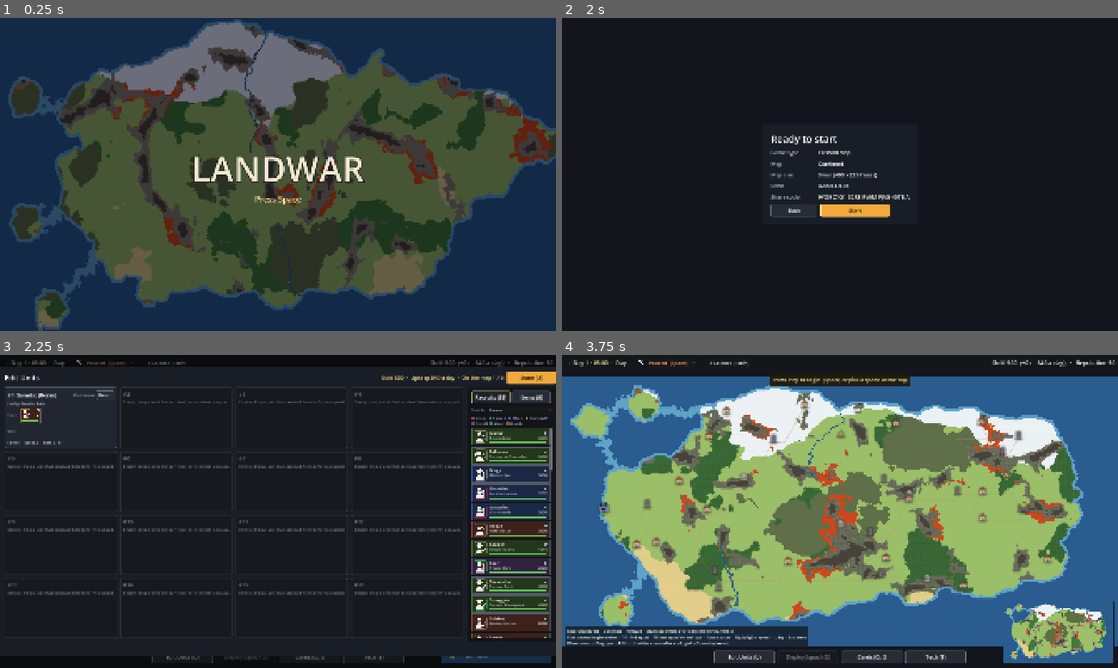
Above: before the commit, frames 1-4 (two rows, left to right).
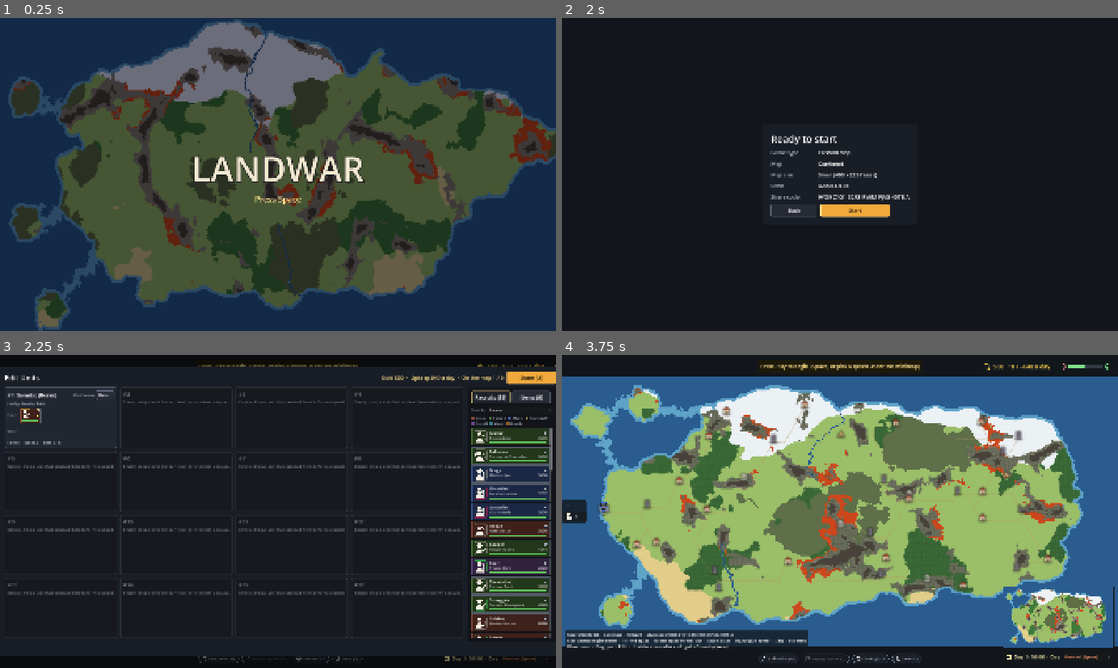
Above: after the commit, the same moments.

Repository: abeuscher/roguebattle
Game: Godot game, scene res://scenes/main.tscn
Two runs of this game, one before a commit and one after it. Both use one fixed random seed, a clock stepped at 60 frames per second and the inputs below.
Inputs (mouse positions are in pixels of both pictures, inside the frame that each line leads up to):
- Up to frame 1 (0.25 s): no input
- Up to frame 2 (2 s): tap Space at 0.5, 0.77 s; move the mouse to (962, 158) at 0.52 s; hold D 0.53-1.25 s; tap F at 0.6 s; click (962, 158) at 0.67 s; click "Next" at 1.25 s
- Up to frame 3 (2.25 s): click "Start" at 2 s
- Up to frame 4 (3.75 s): click (573, 505) at 2.77 s; click "Done (U)" at 3.5 s

Frames 1-2 are identical in both runs. In frame 3, 1.1% of the frame differs, in the area x 2-100%, y 1-99%; in frame 4, 8.7%, in the area x 0-100%, y 1-99%.

Commit message:
Session 052: HUD layout: gold and reputation meter, squad drawer, clock under the minimap, smaller toolbar with Lucide icons (M4 session 24)
Co-Authored-By: Claude Opus 5.5 <noreply@anthropic.com>

Diff:
--- a/scenes/battlemap.gd
+++ b/scenes/battlemap.gd
@@ -14,7 +14,7 @@
 const ENEMY := Color("#c8402f")
 const CLICK_SLOP := 6.0  # a press and release closer than this is a click, not a drag
 const STACK_SPREAD := 16.0  # world units between flags of squads standing on the same hex
-const START_PROMPT := "Press Play to begin  (Space, or pick a speed at the top)"
+const START_PROMPT := "Press Play to begin  (Space, or pick a speed under the minimap)"
 const TEST_TRAVEL := ["plains", "forest", "mountain", "swamp", "snow", "desert", "shallow", "deep", "sky", ""]
 
 var data: GameData
--- a/ui/hud.gd
+++ b/ui/hud.gd
@@ -1,8 +1,9 @@
 class_name Hud
 extends Control
-## The battlemap HUD (SPEC §5.2): clock with day and night, game speed, pause
-## state, gold, reputation, the squad number list, the minimap, and a toolbar at the
-## bottom with Edit Units and Deploy Squad.
+## The battlemap HUD (SPEC §5.2; layout from playtest round 7, ROADMAP M4 session 24):
+## gold and the reputation meter at the top right; the squad drawer at the middle left;
+## the minimap at the bottom right with the clock and game speed under it; the toolbar
+## (Edit Units, Deploy Squad, Cards, Tech) at the bottom centre; key help at the bottom left.
 
 signal squad_pressed(id: int)
 signal edit_pressed
@@ -11,13 +12,29 @@
 signal tech_pressed
 signal speed_chosen(index: int)  # -1 to pause
 
+const GOLD := Color("#f2c94c")
+const DAY := Color("#f6e7a8")
+const NIGHT := Color("#a9b8e8")
+const GLASS := Color(0.07, 0.09, 0.11, 0.8)  # the panels' see-through dark
+const DRAWER_SHUT := 84.0  # the drawer's width, collapsed: number and leader icon
+const DRAWER_OPEN := 280.0  # expanded: the squad's name too
+const DRAWER_TIME := 0.2  # seconds to slide
+const TOOL_HEIGHT := 32.0  # toolbar buttons, about half the old size
+
 var minimap := Minimap.new()
 var _clock := Label.new()
 var _calendar := TextureRect.new()  # tinted like the clock text (day or night)
+var _clock_panel := PanelContainer.new()  # under the minimap, at its width
 var _speed := Label.new()  # shown only while a menu holds the game
 var _speed_pick := OptionButton.new()  # Paused, then the game speeds; Space, PgUp and PgDn change it too
-var _money := Label.new()
-var _squads := HBoxContainer.new()
+var _money_panel := PanelContainer.new()
+var _gold := Label.new()
+var _reputation := ProgressBar.new()
+var _drawer := Panel.new()  # not a container, so the rows (full width) never widen it: its width is the slide
+var _drawer_col := VBoxContainer.new()  # the toggle and the rows, always at the open width
+var _drawer_rows := VBoxContainer.new()
+var _drawer_toggle := Button.new()
+var _drawer_open := false
 var _help := Label.new()
 var _banner := Label.new()
 var _flash_until := 0
@@ -29,36 +46,10 @@
 func _ready() -> void:
 	set_anchors_and_offsets_preset(PRESET_FULL_RECT)
 	mouse_filter = MOUSE_FILTER_IGNORE
-	var bar := PanelContainer.new()
-	bar.add_theme_stylebox_override("panel", UiStyle.box(Color(0.07, 0.09, 0.11, 0.85), 10))
-	bar.set_anchors_and_offsets_preset(PRESET_TOP_WIDE)
-	bar.mouse_filter = MOUSE_FILTER_IGNORE
-	add_child(bar)
-	var row := HBoxContainer.new()
-	row.add_theme_constant_override("separation", 40)
-	bar.add_child(row)
-	_clock.add_theme_font_size_override("font_size", 20)
-	_calendar.texture = UiStyle.icon("calendar")
-	_calendar.stretch_mode = TextureRect.STRETCH_KEEP_CENTERED
-	row.add_child(_with_icon(_calendar, _clock))
-	var clock_icon := TextureRect.new()
-	clock_icon.texture = UiStyle.icon("clock")
-	clock_icon.stretch_mode = TextureRect.STRETCH_KEEP_CENTERED
-	_speed_pick.add_theme_font_size_override("font_size", 18)
-	_speed_pick.focus_mode = FOCUS_NONE  # Space and the arrow keys stay with the map
-	_speed_pick.tooltip_text = "Pause (Space) or game speed (PgUp / PgDn)"
-	_speed_pick.item_selected.connect(func(i: int): speed_chosen.emit(i - 1))
-	row.add_child(_with_icon(clock_icon, _speed_pick))
-	_speed.add_theme_font_size_override("font_size", 20)
-	row.add_child(_speed)
-	_squads.add_theme_constant_override("separation", 6)
-	row.add_child(_squads)
-	var spacer := Control.new()
-	spacer.size_flags_horizontal = SIZE_EXPAND_FILL
-	row.add_child(spacer)
-	_money.add_theme_font_size_override("font_size", 20)
-	row.add_child(_money)
+	_build_money()
+	_build_drawer()
 	add_child(minimap)
+	_build_clock()
 	_help.add_theme_stylebox_override("normal", UiStyle.box(Color(0.07, 0.09, 0.11, 0.75), 6))
 	_help.add_theme_font_size_override("font_size", 13)
 	add_child(_help)
@@ -67,48 +58,192 @@
 	_banner.add_theme_color_override("font_color", Color("#ffe08a"))
 	_banner.visible = false
 	add_child(_banner)
-	_toolbar.add_theme_constant_override("separation", 10)
+	_build_toolbar()
+	resized.connect(place)
+
+
+## Top right: a coin and the gold, then the reputation meter between a sad and a happy face.
+func _build_money() -> void:
+	_money_panel.add_theme_stylebox_override("panel", _glass(10))
+	add_child(_money_panel)
+	var row := HBoxContainer.new()
+	row.add_theme_constant_override("separation", 10)
+	_money_panel.add_child(row)
+	row.add_child(_icon_rect(UiStyle.svg("coins", 22, GOLD)))
+	_gold.add_theme_font_size_override("font_size", 20)
+	_gold.add_theme_color_override("font_color", GOLD)
+	row.add_child(_gold)
+	var gap := Control.new()
+	gap.custom_minimum_size.x = 18
+	row.add_child(gap)
+	var meter := HBoxContainer.new()
+	meter.add_theme_constant_override("separation", 6)
+	meter.mouse_filter = MOUSE_FILTER_PASS
+	row.add_child(meter)
+	meter.add_child(_icon_rect(UiStyle.svg("frown", 20, Color("#ff9b8a"))))
+	_reputation.min_value = 0
+	_reputation.max_value = 100
+	_reputation.show_percentage = false
+	_reputation.custom_minimum_size = Vector2(120, 12)
+	_reputation.size_flags_vertical = SIZE_SHRINK_CENTER
+	var back := UiStyle.box(Color(0.2, 0.22, 0.26), 0)
+	back.set_corner_radius_all(6)
+	var fill := UiStyle.box(Color("#7ee08a"), 0)
+	fill.set_corner_radius_all(6)
+	_reputation.add_theme_stylebox_override("background", back)
+	_reputation.add_theme_stylebox_override("fill", fill)
+	meter.add_child(_reputation)
+	meter.add_child(_icon_rect(UiStyle.svg("smile", 20, Color("#7ee08a"))))
+
+
+## Middle left: one row per squad on the map. Shut, its number and leader icon; open,
+## its name too. The chevron slides it open and shut; a row finds its squad either way.
+func _build_drawer() -> void:
+	_drawer.add_theme_stylebox_override("panel", _glass(0))
+	_drawer.clip_contents = true
+	_drawer.size.x = DRAWER_SHUT
+	add_child(_drawer)
+	_drawer_col.position = Vector2(6, 6)
+	_drawer_col.add_theme_constant_override("separation", 4)
+	_drawer.add_child(_drawer_col)
+	_drawer_toggle.flat = true
+	_drawer_toggle.focus_mode = FOCUS_NONE
+	_drawer_toggle.tooltip_text = "Show or hide squad names"
+	_drawer_toggle.icon = UiStyle.svg("chevron-right", 20)
+	_drawer_toggle.custom_minimum_size = Vector2(DRAWER_SHUT - 12, 28)
+	_drawer_toggle.size_flags_horizontal = SIZE_SHRINK_BEGIN
+	_drawer_toggle.pressed.connect(_toggle_drawer)
+	_drawer_col.add_child(_drawer_toggle)
+	_drawer_col.add_child(_drawer_rows)
+	_drawer_rows.add_theme_constant_override("separation", 4)
+
+
+func _toggle_drawer() -> void:
+	_drawer_open = not _drawer_open
+	_drawer_toggle.icon = UiStyle.svg("chevron-left" if _drawer_open else "chevron-right", 20)
+	var to := DRAWER_OPEN if _drawer_open else DRAWER_SHUT
+	if _drawer_open:
+		_name_rows()
+	var slide := create_tween()
+	slide.tween_property(_drawer, "size:x", to, DRAWER_TIME).set_trans(Tween.TRANS_CUBIC)
+	if not _drawer_open:
+		slide.finished.connect(_name_rows)
+
+
+## Shut, a row says only its number; open, its name too.
+func _name_rows() -> void:
+	for b in _drawer_rows.get_children():
+		b.text = b.get_meta("names")[int(_drawer_open)]
+
+
+## Bottom right, under the minimap and as wide: date, time and time of day, then the speed.
+func _build_clock() -> void:
+	_clock_panel.add_theme_stylebox_override("panel", _glass(8))
+	add_child(_clock_panel)
+	var row := HBoxContainer.new()
+	row.add_theme_constant_override("separation", 10)
+	_clock_panel.add_child(row)
+	_calendar.texture = UiStyle.icon("calendar")
+	_calendar.stretch_mode = TextureRect.STRETCH_KEEP_CENTERED
+	_calendar.size_flags_vertical = SIZE_SHRINK_CENTER
+	row.add_child(_calendar)
+	_clock.add_theme_font_size_override("font_size", 17)
+	_clock.size_flags_horizontal = SIZE_EXPAND_FILL
+	row.add_child(_clock)
+	_speed.add_theme_font_size_override("font_size", 16)
+	row.add_child(_speed)
+	_speed_pick.add_theme_font_size_override("font_size", 15)
+	_speed_pick.focus_mode = FOCUS_NONE  # Space and the arrow keys stay with the map
+	_speed_pick.tooltip_text = "Pause (Space) or game speed (PgUp / PgDn)"
+	_speed_pick.item_selected.connect(func(i: int): speed_chosen.emit(i - 1))
+	row.add_child(_speed_pick)
+
+
+## Bottom centre: small rounded, see-through buttons, an icon left of each label.
+func _build_toolbar() -> void:
+	_toolbar.add_theme_constant_override("separation", 8)
 	add_child(_toolbar)
-	for entry in [["Edit Units (U)", edit_pressed], ["Deploy Squad (D)", deploy_pressed], ["Cards (C)", cards_pressed], ["Tech (T)", tech_pressed]]:
-		var b := UiStyle.button(entry[0], 210)
-		b.focus_mode = FOCUS_NONE
-		b.pressed.connect(entry[1].emit)
+	for entry in [["Edit Units (U)", "users", edit_pressed], ["Deploy Squad (D)", "flag", deploy_pressed],
+			["Cards (C)", "layers", cards_pressed], ["Tech (T)", "flask-conical", tech_pressed]]:
+		var b := _tool_button(entry[0], entry[1])
+		b.pressed.connect(entry[2].emit)
 		_toolbar.add_child(b)
 		if entry[0].begins_with("Cards"):
 			_cards_button = b
 		elif entry[0].begins_with("Deploy"):
 			_deploy_button = b
-	resized.connect(place)
-
-
-## An icon just left of a control, both vertically centred.
-func _with_icon(icon: TextureRect, control: Control) -> HBoxContainer:
-	var pair := HBoxContainer.new()
-	pair.add_theme_constant_override("separation", 8)
-	icon.size_flags_vertical = SIZE_SHRINK_CENTER
-	pair.add_child(icon)
-	pair.add_child(control)
-	return pair
-
-
-## One button per squad, labelled with its number (click centers the map on it).
+
+
+func _tool_button(text: String, icon_name: String) -> Button:
+	var b := Button.new()
+	b.text = text
+	b.icon = UiStyle.svg(icon_name, 16)
+	b.focus_mode = FOCUS_NONE
+	b.custom_minimum_size = Vector2(0, TOOL_HEIGHT)
+	b.add_theme_font_size_override("font_size", 14)
+	b.add_theme_constant_override("h_separation", 6)
+	for st in ["normal", "hover", "pressed", "disabled", "focus"]:
+		var fill: Color = {"normal": Color(0.12, 0.14, 0.18, 0.7), "hover": Color(0.2, 0.23, 0.28, 0.8), "pressed": Color(0.08, 0.1, 0.12, 0.85),
+				"disabled": Color(0.1, 0.11, 0.13, 0.5), "focus": Color(0, 0, 0, 0)}[st]
+		var box := StyleBoxFlat.new()
+		box.bg_color = fill
+		box.set_corner_radius_all(25)
+		box.set_border_width_all(1)
+		box.border_color = UiStyle.ACCENT if st in ["hover", "pressed"] else Color(UiStyle.OUTLINE, 0.6)
+		box.content_margin_left = 14
+		box.content_margin_right = 16
+		box.content_margin_top = 4
+		box.content_margin_bottom = 4
+		b.add_theme_stylebox_override(st, box)
+	b.add_theme_color_override("font_disabled_color", Color(1, 1, 1, 0.35))
+	b.add_theme_color_override("icon_disabled_color", Color(1, 1, 1, 0.35))
+	return b
+
+
+func _glass(margin: int) -> StyleBoxFlat:
+	var b := UiStyle.box(GLASS, margin)
+	b.set_corner_radius_all(8)
+	return b
+
+
+func _icon_rect(tex: Texture2D) -> TextureRect:
+	var r := TextureRect.new()
+	r.texture = tex
+	r.stretch_mode = TextureRect.STRETCH_KEEP_CENTERED
+	r.size_flags_vertical = SIZE_SHRINK_CENTER
+	r.mouse_filter = MOUSE_FILTER_IGNORE
+	return r
+
+
+## One drawer row per squad: its number and leader icon, and its name (seen when open).
+## A click centers the map on it.
 func set_squads(squads: Array[Squad]) -> void:
-	for child in _squads.get_children():
+	for child in _drawer_rows.get_children():
+		_drawer_rows.remove_child(child)
 		child.queue_free()
 	for s in squads:
 		var b := Button.new()
-		b.text = "%d %s" % [s.id, s.name]
+		b.set_meta("names", ["%d" % s.id, "%d   %s" % [s.id, s.name]])  # shut, open
+		b.text = b.get_meta("names")[int(_drawer_open)]
+		b.alignment = HORIZONTAL_ALIGNMENT_LEFT
+		b.icon = UnitIcons.on_token(s.leader.unit_class, 28, SquadToken.PLAYER) if s.leader else null
+		b.tooltip_text = "%d %s" % [s.id, s.name]
 		b.focus_mode = FOCUS_NONE
+		b.clip_text = true
+		b.custom_minimum_size = Vector2(DRAWER_OPEN - 12, 36)
+		b.add_theme_font_size_override("font_size", 15)
+		b.add_theme_constant_override("h_separation", 8)
 		b.pressed.connect(func(): squad_pressed.emit(s.id))
-		_squads.add_child(b)
-
-
-## A message under the top bar; with `seconds`, it disappears after that long.
+		_drawer_rows.add_child(b)
+	place.call_deferred()
+
+
+## A message near the top; with `seconds`, it disappears after that long.
 func show_banner(text: String, seconds := 0.0) -> void:
 	_banner.text = text
 	_banner.visible = text != ""
 	_banner.reset_size()
-	_banner.position = Vector2((size.x - _banner.size.x) / 2.0, 62)
+	_banner.position = Vector2((size.x - _banner.size.x) / 2.0, 16)
 	_flash_until = Time.get_ticks_msec() + int(seconds * 1000) if seconds > 0.0 else 0
 
 
@@ -122,9 +257,10 @@
 
 
 func refresh(state: GameState) -> void:
+	var tint := DAY if state.clock.is_day() else NIGHT
 	_clock.text = "%s  ·  %s" % [state.clock.time_text(), "Day" if state.clock.is_day() else "Night"]
-	_clock.add_theme_color_override("font_color", Color("#f6e7a8") if state.clock.is_day() else Color("#a9b8e8"))
-	_calendar.modulate = Color("#f6e7a8") if state.clock.is_day() else Color("#a9b8e8")
+	_clock.add_theme_color_override("font_color", tint)
+	_calendar.modulate = tint
 	if _speed_pick.item_count == 0:
 		_speed_pick.add_item("Paused  (Space)")
 		var names: Array = state.data.rules["game_speed_names"]
@@ -138,7 +274,9 @@
 	_speed.visible = not state.clock.paused and not state.clock.is_running()
 	_speed.text = "Paused"
 	_speed.add_theme_color_override("font_color", Color("#ffe08a"))
-	_money.text = "Gold %d  (+%d / −%d a day)   ·   Reputation %d" % [state.gold, state.income(), state.army_upkeep(), state.reputation]
+	_gold.text = "%d   +%d / −%d a day" % [state.gold, state.income(), state.army_upkeep()]
+	_reputation.value = state.reputation
+	_reputation.tooltip_text = "Reputation %d of 100" % state.reputation
 	_cards_button.text = "Cards (C): %d" % state.cards.size()
 	var why: String = state.deploy_menu_blocker()
 	_deploy_button.disabled = why != ""
@@ -148,10 +286,19 @@
 		_banner.visible = false
 
 
-## Puts the minimap bottom-right, the toolbar bottom-centre and the help text bottom-left
-## (above the toolbar if they'd overlap). Call after the map or text changes.
+## Gold top right; the drawer middle left; the minimap bottom right with the clock under
+## it; the toolbar bottom centre; the help text bottom left (above the toolbar if they'd
+## overlap). Call after the map or text changes.
 func place() -> void:
-	minimap.position = size - minimap.size - Vector2(16, 16)
+	_money_panel.reset_size()
+	_money_panel.position = Vector2(size.x - _money_panel.size.x - 16, 16)
+	_drawer_col.reset_size()
+	_drawer.size.y = _drawer_col.size.y + 12
+	_drawer.position = Vector2(0, (size.y - _drawer.size.y) / 2.0)
+	_clock_panel.custom_minimum_size.x = minimap.size.x
+	_clock_panel.reset_size()
+	_clock_panel.position = Vector2(size.x - minimap.size.x - 16, size.y - _clock_panel.size.y - 16)
+	minimap.position = Vector2(_clock_panel.position.x, _clock_panel.position.y - minimap.size.y - 6)
 	_toolbar.reset_size()
 	_toolbar.position = Vector2((size.x - _toolbar.size.x) / 2.0, size.y - _toolbar.size.y - 16)
 	_help.reset_size()
--- /dev/null
+++ b/ui/icons/chevron-left.svg
@@ -0,0 +1,15 @@
+<!-- @license lucide-static v0.460.0 - ISC -->
+<svg
+  class="lucide lucide-chevron-left"
+  xmlns="http://www.w3.org/2000/svg"
+  width="24"
+  height="24"
+  viewBox="0 0 24 24"
+  fill="none"
+  stroke="currentColor"
+  stroke-width="2"
+  stroke-linecap="round"
+  stroke-linejoin="round"
+>
+  <path d="m15 18-6-6 6-6" />
+</svg>
--- /dev/null
+++ b/ui/icons/chevron-right.svg
@@ -0,0 +1,15 @@
+<!-- @license lucide-static v0.460.0 - ISC -->
+<svg
+  class="lucide lucide-chevron-right"
+  xmlns="http://www.w3.org/2000/svg"
+  width="24"
+  height="24"
+  viewBox="0 0 24 24"
+  fill="none"
+  stroke="currentColor"
+  stroke-width="2"
+  stroke-linecap="round"
+  stroke-linejoin="round"
+>
+  <path d="m9 18 6-6-6-6" />
+</svg>
--- /dev/null
+++ b/ui/icons/coins.svg
@@ -0,0 +1,18 @@
+<!-- @license lucide-static v0.460.0 - ISC -->
+<svg
+  class="lucide lucide-coins"
+  xmlns="http://www.w3.org/2000/svg"
+  width="24"
+  height="24"
+  viewBox="0 0 24 24"
+  fill="none"
+  stroke="currentColor"
+  stroke-width="2"
+  stroke-linecap="round"
+  stroke-linejoin="round"
+>
+  <circle cx="8" cy="8" r="6" />
+  <path d="M18.09 10.37A6 6 0 1 1 10.34 18" />
+  <path d="M7 6h1v4" />
+  <path d="m16.71 13.88.7.71-2.82 2.82" />
+</svg>
--- /dev/null
+++ b/ui/icons/flag.svg
@@ -0,0 +1,16 @@
+<!-- @license lucide-static v0.460.0 - ISC -->
+<svg
+  class="lucide lucide-flag"
+  xmlns="http://www.w3.org/2000/svg"
+  width="24"
+  height="24"
+  viewBox="0 0 24 24"
+  fill="none"
+  stroke="currentColor"
+  stroke-width="2"
+  stroke-linecap="round"
+  stroke-linejoin="round"
+>
+  <path d="M4 15s1-1 4-1 5 2 8 2 4-1 4-1V3s-1 1-4 1-5-2-8-2-4 1-4 1z" />
+  <line x1="4" x2="4" y1="22" y2="15" />
+</svg>
--- /dev/null
+++ b/ui/icons/flask-conical.svg
@@ -0,0 +1,17 @@
+<!-- @license lucide-static v0.460.0 - ISC -->
+<svg
+  class="lucide lucide-flask-conical"
+  xmlns="http://www.w3.org/2000/svg"
+  width="24"
+  height="24"
+  viewBox="0 0 24 24"
+  fill="none"
+  stroke="currentColor"
+  stroke-width="2"
+  stroke-linecap="round"
+  stroke-linejoin="round"
+>
+  <path d="M10 2v7.527a2 2 0 0 1-.211.896L4.72 20.55a1 1 0 0 0 .9 1.45h12.76a1 1 0 0 0 .9-1.45l-5.069-10.127A2 2 0 0 1 14 9.527V2" />
+  <path d="M8.5 2h7" />
+  <path d="M7 16h10" />
+</svg>
--- /dev/null
+++ b/ui/icons/frown.svg
@@ -0,0 +1,18 @@
+<!-- @license lucide-static v0.460.0 - ISC -->
+<svg
+  class="lucide lucide-frown"
+  xmlns="http://www.w3.org/2000/svg"
+  width="24"
+  height="24"
+  viewBox="0 0 24 24"
+  fill="none"
+  stroke="currentColor"
+  stroke-width="2"
+  stroke-linecap="round"
+  stroke-linejoin="round"
+>
+  <circle cx="12" cy="12" r="10" />
+  <path d="M16 16s-1.5-2-4-2-4 2-4 2" />
+  <line x1="9" x2="9.01" y1="9" y2="9" />
+  <line x1="15" x2="15.01" y1="9" y2="9" />
+</svg>
--- /dev/null
+++ b/ui/icons/layers.svg
@@ -0,0 +1,17 @@
+<!-- @license lucide-static v0.460.0 - ISC -->
+<svg
+  class="lucide lucide-layers"
+  xmlns="http://www.w3.org/2000/svg"
+  width="24"
+  height="24"
+  viewBox="0 0 24 24"
+  fill="none"
+  stroke="currentColor"
+  stroke-width="2"
+  stroke-linecap="round"
+  stroke-linejoin="round"
+>
+  <path d="m12.83 2.18a2 2 0 0 0-1.66 0L2.6 6.08a1 1 0 0 0 0 1.83l8.58 3.91a2 2 0 0 0 1.66 0l8.58-3.9a1 1 0 0 0 0-1.83Z" />
+  <path d="m22 17.65-9.17 4.16a2 2 0 0 1-1.66 0L2 17.65" />
+  <path d="m22 12.65-9.17 4.16a2 2 0 0 1-1.66 0L2 12.65" />
+</svg>
--- /dev/null
+++ b/ui/icons/smile.svg
@@ -0,0 +1,18 @@
+<!-- @license lucide-static v0.460.0 - ISC -->
+<svg
+  class="lucide lucide-smile"
+  xmlns="http://www.w3.org/2000/svg"
+  width="24"
+  height="24"
+  viewBox="0 0 24 24"
+  fill="none"
+  stroke="currentColor"
+  stroke-width="2"
+  stroke-linecap="round"
+  stroke-linejoin="round"
+>
+  <circle cx="12" cy="12" r="10" />
+  <path d="M8 14s1.5 2 4 2 4-2 4-2" />
+  <line x1="9" x2="9.01" y1="9" y2="9" />
+  <line x1="15" x2="15.01" y1="9" y2="9" />
+</svg>
--- /dev/null
+++ b/ui/icons/users.svg
@@ -0,0 +1,18 @@
+<!-- @license lucide-static v0.460.0 - ISC -->
+<svg
+  class="lucide lucide-users"
+  xmlns="http://www.w3.org/2000/svg"
+  width="24"
+  height="24"
+  viewBox="0 0 24 24"
+  fill="none"
+  stroke="currentColor"
+  stroke-width="2"
+  stroke-linecap="round"
+  stroke-linejoin="round"
+>
+  <path d="M16 21v-2a4 4 0 0 0-4-4H6a4 4 0 0 0-4 4v2" />
+  <circle cx="9" cy="7" r="4" />
+  <path d="M22 21v-2a4 4 0 0 0-3-3.87" />
+  <path d="M16 3.13a4 4 0 0 1 0 7.75" />
+</svg>
--- a/ui/ui_style.gd
+++ b/ui/ui_style.gd
@@ -82,6 +82,16 @@
 
 ## A small white icon drawn in code: "copy", "apply", "open", "closed", "play", "pause", "clock", "calendar",
 ## or an alignment: "holy" (a sun), "neutral" (a half-filled circle), "evil" (a horned head).
+## An icon from ui/icons/<name>.svg (Lucide, an open icon set, ISC licence; swap the
+## files to change the look), drawn `px` pixels square in `color`.
+static func svg(name: String, px := ICON_SIZE, color := Color.WHITE) -> Texture2D:
+	var text := FileAccess.get_file_as_string("res://ui/icons/%s.svg" % name)
+	var img := Image.new()
+	if text == "" or img.load_svg_from_string(text.replace("currentColor", "#" + color.to_html(false)), px / 24.0) != OK:
+		return null
+	return ImageTexture.create_from_image(img)
+
+
 static func icon(kind: String, n := ICON_SIZE) -> ImageTexture:
 	var img := Image.create(n, n, false, Image.FORMAT_RGBA8)
 	for y in n:
Not shown, added: tests/test_follow.gd.uid
Not shown, added: ui/icons/LICENSE.txt
Not shown, changed: DECISIONS.md
Not shown, changed: ROADMAP.md
Not shown, changed: RULES.md
Not shown, changed: SPEC.md
Not shown, changed: STATUS.md
